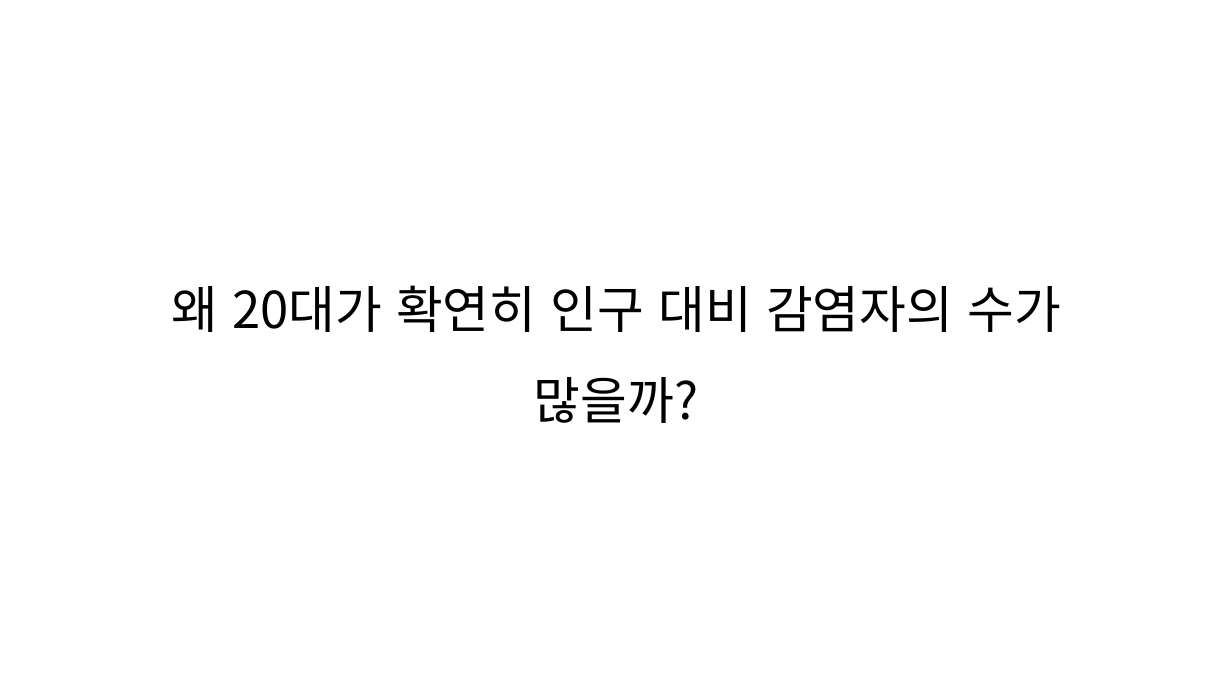
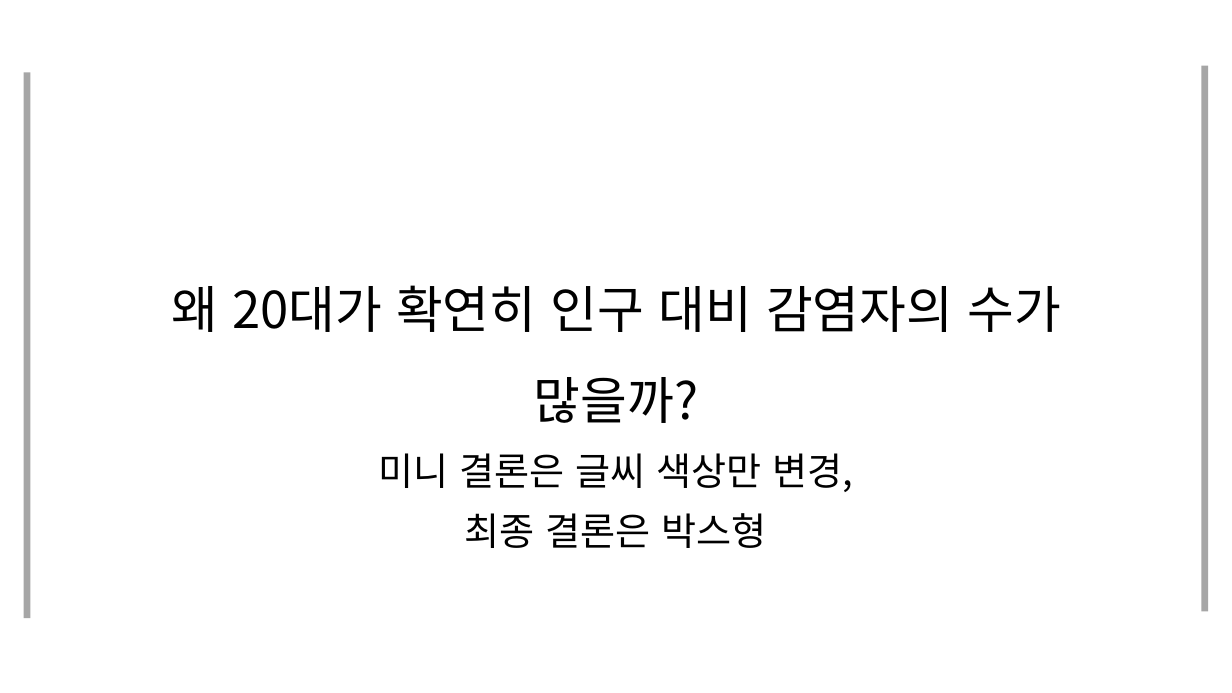
Before and after one commit to JooEHyeon/CORONA19_data_analysis, a slide deck: slide 1 of 최종합본.pptx. Drawn at 1232x693 pixels with LibreOffice and Linux fonts; fonts in the diff are those of the drawing. Boxes give left, top, right and bottom in pixels: in the first picture for what was removed or moved away, otherwise in the second. Text is boxed around its words. In the diff, an @@ line names an element or a change of style, - is before the commit and + after.

```diff
--- a/최종합본.pptx
+++ b/최종합본.pptx
@@ rectangle added at [24,72,30,618], fill #A6A6A6 @@
@@ rectangle added at [1202,66,1208,612], fill #A6A6A6 @@
@@ text added at [378,453,853,548], 29.7 pt, text #000000 @@
+미니 결론은 글씨 색상만 변경,
+최종 결론은 박스형
```
Also in this commit, not shown: 10 other slides changed, 15 slides added.
